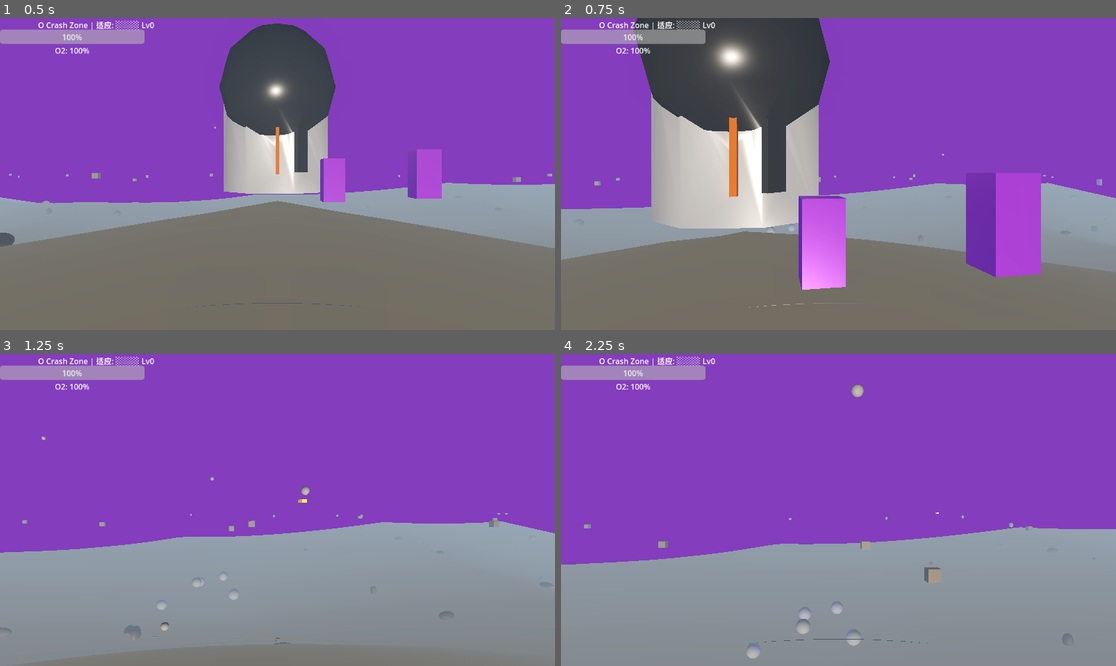
Above: before the commit, frames 1-4 (two rows, left to right).
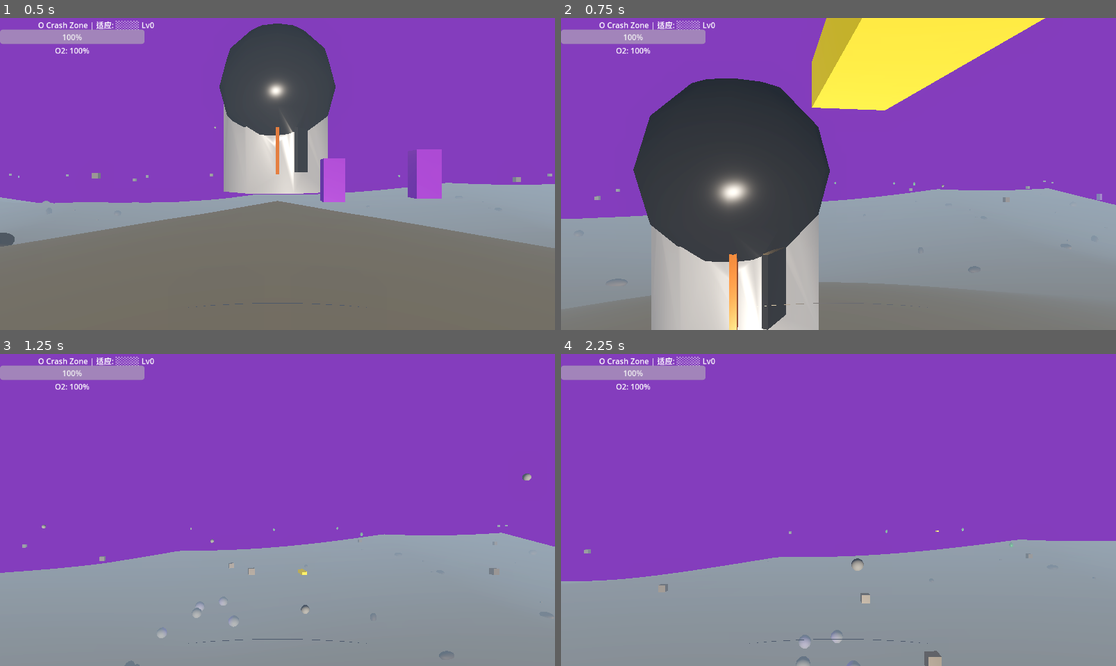
Above: after the commit, the same moments.

Repository: qnctx/star-abyss-game
Game: Godot game, scene res://scenes/main.tscn
Same seed, same stepped clock (60 frames per second), same inputs: the game is played once before the commit and once after it.
Inputs (mouse positions are in pixels of both pictures, inside the frame that each line leads up to):
- Up to frame 1 (0.5 s): no input
- Up to frame 2 (0.75 s): tap Enter at 0.5 s; move the mouse to (866, 174) at 0.52 s; hold W (move_forward) from 0.53 s (still down); tap Space (jump) at 0.6 s; click (866, 174) at 0.67 s
- Up to frame 3 (1.25 s): keep holding W (move_forward); tap Space (jump) at 0.77, 1.07 s
- Up to frame 4 (2.25 s): keep holding W (move_forward); move the mouse to (810, 510) at 1.27 s; tap Ctrl (crouch) at 1.35 s; tap Space (jump) at 1.52, 1.55, 1.82 s; move the mouse to (849, 503) at 2.02 s; hold E (interact) from 2.03 s (still down)

Frame 1 is identical in both runs. In frame 2, 51% of the frame differs, in the area x 0-100%, y 0-100%; in frame 3, 9.2%; in frame 4, 5.4%.

Commit message:
Fix jump: add gravity+landing snap, prevent re-jump mid-air, use WorldGenerator for terrain height

Diff:
--- a/src/scripts/player.gd
+++ b/src/scripts/player.gd
@@ -64,6 +64,8 @@
 
 	# ── Input ──────────────────────────────────────────────────────────────────
 	var input_dir := Input.get_vector("move_left", "move_right", "move_forward", "move_back")
+	var move_vec := Vector3(input_dir.x, 0, input_dir.y)
+	var direction := (transform.basis * move_vec).normalized()
 
 	# ── Crouch / prone ───────────────────────────────────────────────────────
 	var crouch_pressed := Input.is_action_pressed("crouch")
@@ -88,36 +90,51 @@
 	elif Input.is_action_pressed("sprint") and _movement_state == 0:
 		current_speed = sprint_speed
 
-	# ── Direction (camera-relative) ─────────────────────────────────────────
-	var move_vec := Vector3(input_dir.x, 0, input_dir.y)
-	var direction := (transform.basis * move_vec).normalized()
 	var horizontal_speed := current_speed if direction.length() > 0 else 0.0
 
-	# ── Velocity (XZ only — no manual gravity) ─────────────────────────────
+	# ── Velocity ──────────────────────────────────────────────────────────
 	velocity.x = direction.x * horizontal_speed
 	velocity.z = direction.z * horizontal_speed
-	velocity.y = 0.0  # No vertical velocity while on ground
-
-	# ── Jump ────────────────────────────────────────────────────────────────
-	if Input.is_action_just_pressed("jump") and _movement_state == 0:
+
+	# ── Jump: only allow re-jump when on floor ──────────────────────────────
+	if Input.is_action_just_pressed("jump") and _movement_state == 0 and not _is_jumping:
 		velocity.y = jump_force
 		_is_jumping = true
 
-	# ── Debug output every 0.5s ──────────────────────────────────────────
+	# Apply gravity each frame (only when airborne)
+	if _is_jumping:
+		velocity.y -= 20.0 * delta
+		if velocity.y < 0.0:
+			velocity.y = 0.0  # clamp fall speed
+
+	# ── Debug output every 0.5s when moving ──────────────────────────────────
 	if _debug_frames % 30 == 0 and input_dir.length() > 0.05:
-		print("DEBUG pos=%.2f,%.2f,%.2f vel=%.2f,%.2f,%.2f floor=%s jumping=%s" % [
+		print("DEBUG pos=%.2f,%.2f,%.2f vel=%.2f,%.2f,%.2f jumping=%s" % [
 			global_position.x, global_position.y, global_position.z,
-			velocity.x, velocity.y, velocity.z,
-			is_on_floor(), _is_jumping
+			velocity.x, velocity.y, velocity.z, _is_jumping
 		])
 
-	# ── Move (Godot handles terrain collision via StaticBody3D) ────────────
+	# ── Move ───────────────────────────────────────────────────────────────
 	move_and_slide()
 
-	# ── Landing detection ──────────────────────────────────────────────────
-	if _is_jumping and is_on_floor():
-		_is_jumping = false
-		velocity.y = 0.0
+	# ── Manual terrain height snap (THE RELIABLE SOLUTION) ─────────────────
+	if WorldGenerator:
+		var tx := global_position.x
+		var tz := global_position.z
+		# _raw_height matches what terrain mesh uses — no StaticBody needed
+		var ty: float = _raw_terrain_height(tx, tz)
+		var target_y := ty + _target_eye_height
+
+		if _is_jumping:
+			# In air: check if we've dropped back to terrain level
+			if global_position.y <= target_y + 0.1:
+				global_position.y = target_y
+				velocity.y = 0.0
+				_is_jumping = false
+		else:
+			# On ground: lock to terrain surface
+			global_position.y = target_y
+			velocity.y = 0.0
 
 	# ── Clamp to world boundary ───────────────────────────────────────────
 	global_position.x = clamp(global_position.x, -WORLD_HALF, WORLD_HALF)
@@ -178,6 +195,25 @@
 func refill_oxygen():
 	current_oxygen = max_oxygen
 	oxygen_changed.emit()
+
+
+# ============================================================================
+# Terrain height helper — mirrors WorldGenerator._raw_height() exactly
+# This is the ONLY reliable way to get the terrain surface Y
+# ============================================================================
+const _NOISE_AMPLITUDE := 10.0
+const _CRASH_RADIUS := 15.0
+const _TERRAIN_SHIFT := 3.0
+
+func _raw_terrain_height(x: float, z: float) -> float:
+	## Use WorldGenerator's own API — the same one that built the terrain mesh
+	var y: float = 0.0
+	if WorldGenerator:
+		y = WorldGenerator.get_height_at(Vector2(x, z))
+	# Guard against bad values
+	if is_inf(y) or is_nan(y):
+		y = 0.0
+	return y
 
 
 func _try_teleport():
